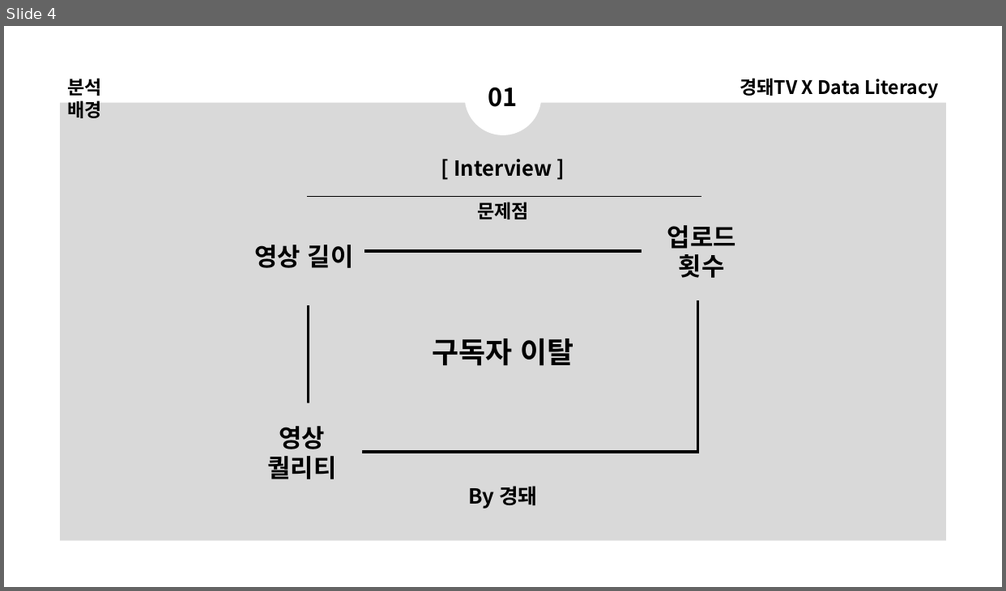
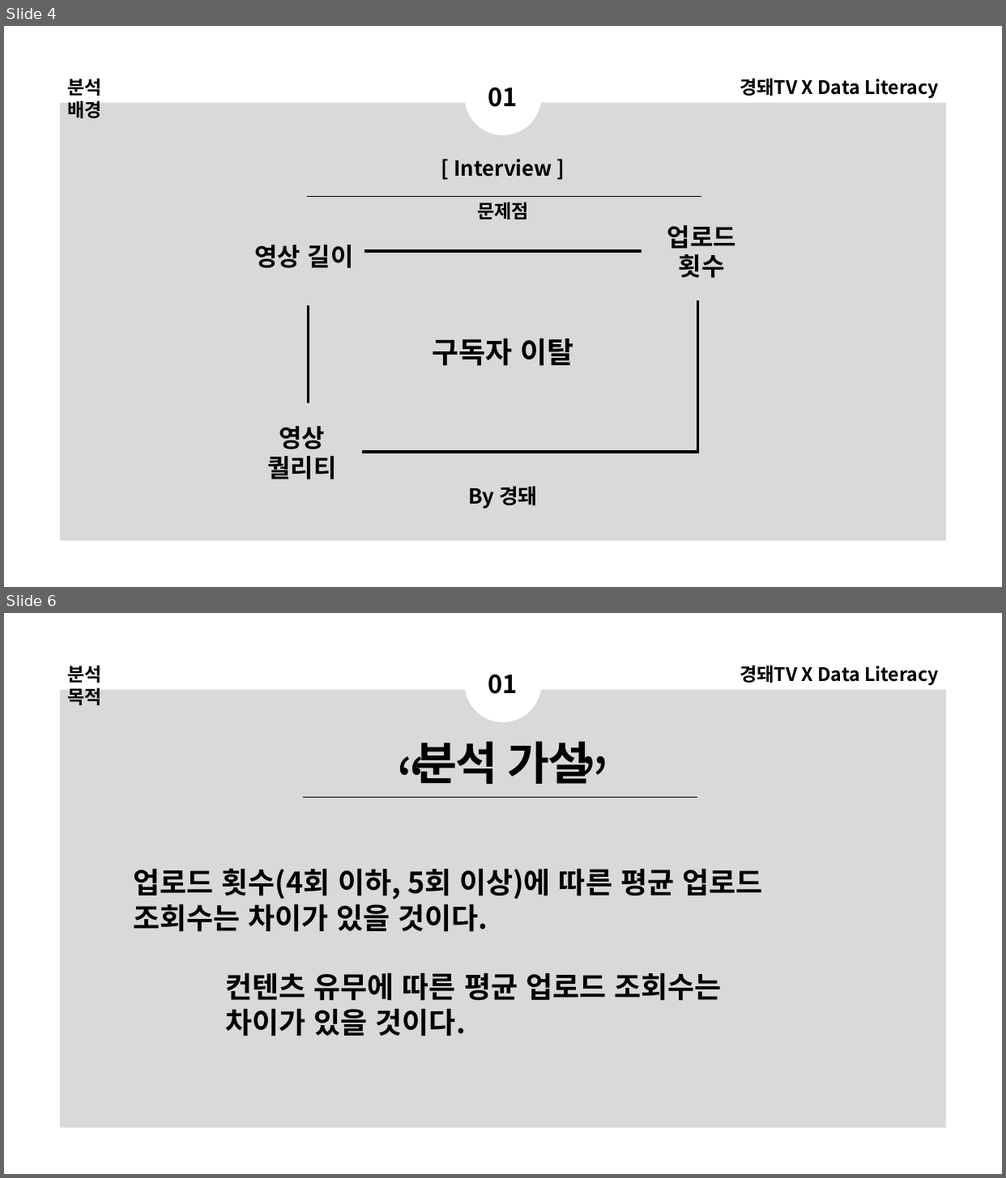
Before and after one commit to DominKim/Data_literacy, a slide deck: 2.프로젝트/1.경돼/5.분석결과/경돼x데이터리터러시.pptx. Shown one above the other, each under a label of ours: slide 4 before the commit, slides 4 and 6 after it; the slides between them are not shown. The pictures are 1006x591 and 1006x1178 pixels, drawn with LibreOffice and Linux fonts; fonts in the diff are those of the drawing. Boxes give left, top, right and bottom in pixels: in the first picture for what was removed or moved away, otherwise in the second. Text is boxed around its words. In the diff, an @@ line names an element or a change of style, - is before the commit and + after.

```diff
--- a/2.프로젝트/1.경돼/5.분석결과/경돼x데이터리터러시.pptx
+++ b/2.프로젝트/1.경돼/5.분석결과/경돼x데이터리터러시.pptx
@@ slide 6 added at <box>4,613,1002,1174</box>, background #FFFFFF; not listed: 1 template element that a slide beside it also shows @@
@@ ellipse added at <box>464,646,541,722</box>, fill #FFFFFF @@
@@ text added at <box>67,665,102,705</box>, 18 pt, text #000000, bold @@
+분석 목적
@@ text added at <box>488,674,518,694</box>, 24 pt, text #000000, bold @@
+01
@@ text added at <box>739,665,939,685</box>, 18 pt, text #000000, bold @@
+경돼TV X Data Literacy
@@ text added at <box>208,739,798,823</box>, 60 pt, text #000000 @@
+“ ”
@@ text added at <box>415,741,590,784</box>, 44 pt, text #000000, bold @@
+분석 가설
@@ line added from (303, 797) to (698, 797), #000000 0.5 pt @@
@@ text added at <box>133,868,762,932</box>, 28 pt, text #000000, bold @@
+업로드 횟수(4회 이하, 5회 이상)에 따른 평균 업로드 조회수는 차이가 있을 것이다.
@@ text added at <box>226,973,721,1037</box>, 28 pt, text #000000, bold @@
+컨텐츠 유무에 따른 평균 업로드 조회수는 차이가 있을 것이다.
```
Also in this commit, not shown: 2 slides changed, 13 other slides added, 2 slides removed, 9 other files.
